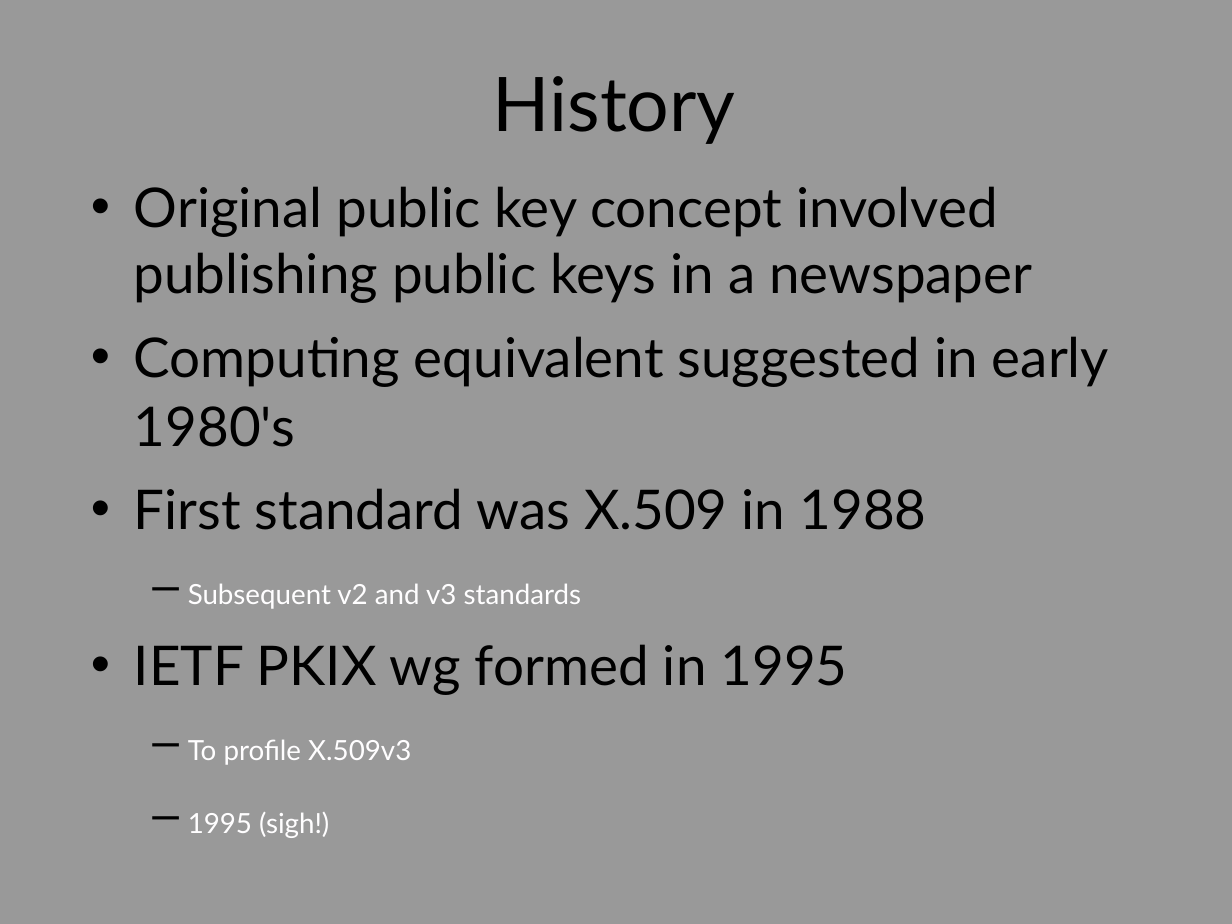
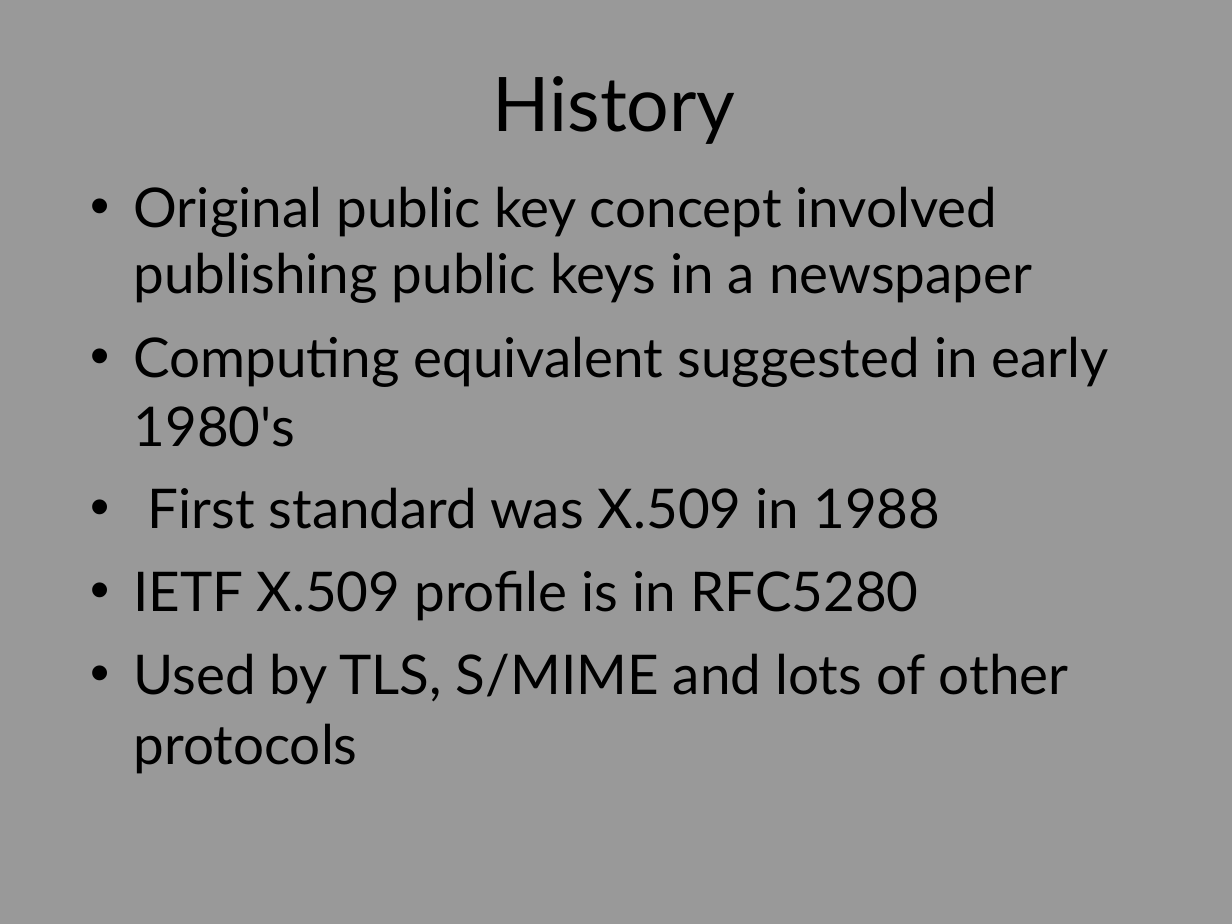
Before and after one commit to sftcd/cs7053, a slide deck: slide 26 of lectures/04-protocols/04-protocols.ppt (slide 27 before the commit). Drawn at 1232x924 pixels with LibreOffice and Linux fonts; fonts in the diff are those of the drawing. Boxes give left, top, right and bottom in pixels: in the first picture for what was removed or moved away, otherwise in the second. Text is boxed around its words. In the diff, an @@ line names an element or a change of style, - is before the commit and + after.

```diff
--- a/lectures/04-protocols/04-protocols.ppt
+++ b/lectures/04-protocols/04-protocols.ppt
@@ text at (x1=148, y1=487, x2=940, y2=529): indent changed; less space between paragraphs @@
@@ text at (x1=134, y1=570, x2=1069, y2=774): text changed; size 28 to 32 pt; text colour #FFFEFF to #000000 @@
-  – Subsequent v2 and v3 standards
-• IETF PKIX wg formed in 1995
-  – To profile X.509v3
-  – 1995 (sigh!)
+• IETF X.509 profile is in RFC5280
+• Used by TLS, S/MIME and lots of other protocols
```
Also in this commit, not shown: 51 other slides changed, 1 slide added, 9 slides removed.
